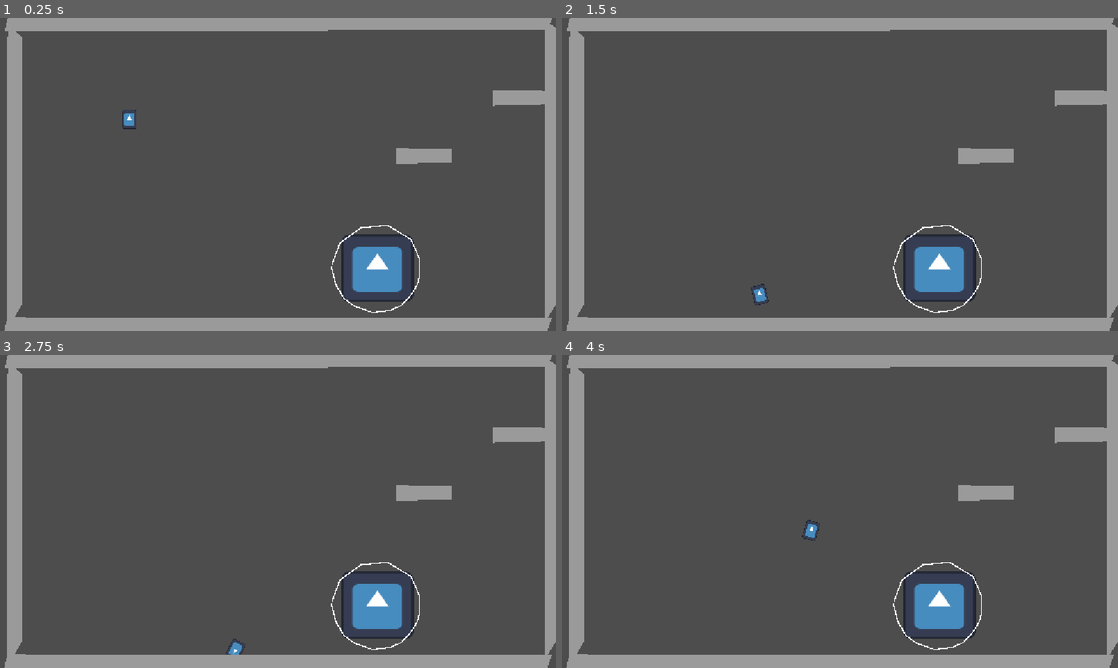
Above: before the commit, frames 1-4 (two rows, left to right).
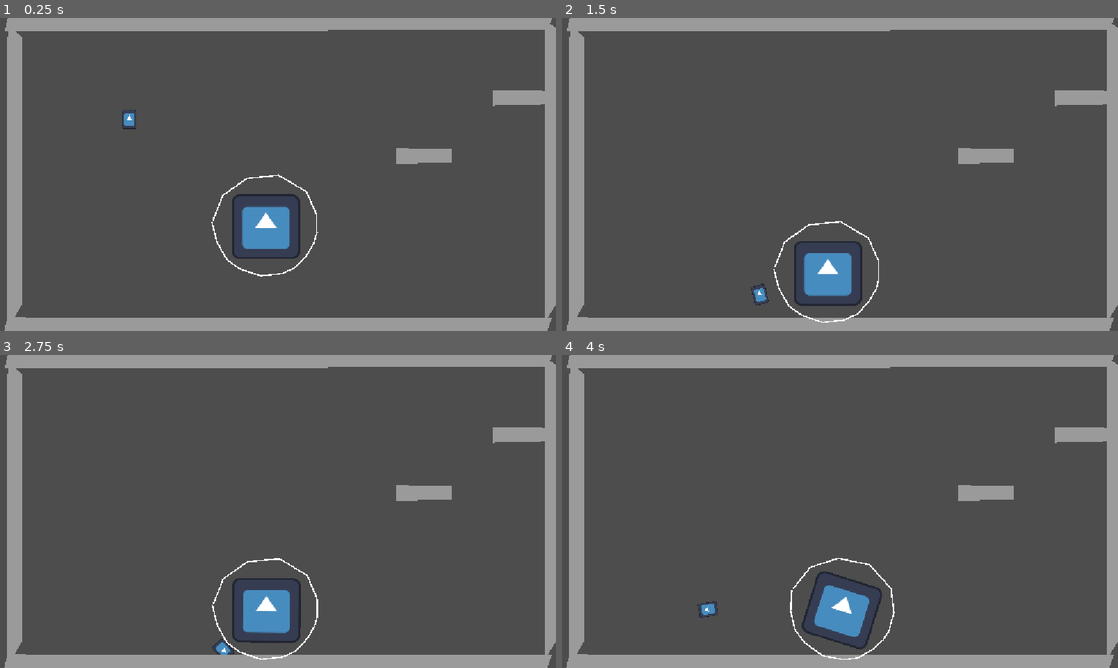
Above: after the commit, the same moments.

Repository: TAL-Trent/SSJamF2026
Game: Godot game, scene res://Test Scene.tscn
Two runs of this game, one before a commit and one after it. Both use one fixed random seed, a clock stepped at 60 frames per second and the inputs below. The engine's default icon, where the game draws it, is replaced by a stand-in: a white triangle on a blue panel in a dark square.
Inputs:
- Up to frame 1 (0.25 s): no input
- Up to frame 2 (1.5 s): hold Right (right) 0.53-1.28 s; tap Space (jump) at 0.77 s; hold Left (left) from 1.28 s (still down)
- Up to frame 3 (2.75 s): tap Space (jump) at 1.52 s; tap Enter at 2 s; release Left (left) at 2.03 s; hold Right (right) from 2.03 s (still down)
- Up to frame 4 (4 s): tap Space (jump) at 3.02, 3.77 s; release Right (right) at 3.53 s; hold Left (left) from 3.53 s (still down)

The runs differ from the first frame. In frame 1, 3.6% of the frame differs, in the area x 38-76%, y 49-95%; in frame 2, 3.6%; in frame 3, 3.7%; in frame 4, 3.8%, in the area x 24-76%, y 52-98%.

Commit message:
removed unused assets

Diff:
--- a/jank/Test Scene.tscn
+++ b/jank/Test Scene.tscn
@@ -5,9 +5,6 @@
 
 [sub_resource type="CircleShape2D" id="CircleShape2D_cxiam"]
 radius = 19.026299
-
-[sub_resource type="CircleShape2D" id="CircleShape2D_oym00"]
-radius = 369.5416
 
 [sub_resource type="RectangleShape2D" id="RectangleShape2D_cxiam"]
 size = Vector2(1125, 30)
@@ -17,6 +14,9 @@
 
 [sub_resource type="RectangleShape2D" id="RectangleShape2D_48r1q"]
 size = Vector2(126, 30)
+
+[sub_resource type="CircleShape2D" id="CircleShape2D_oym00"]
+radius = 205.4069
 
 [node name="Node2D" type="Node2D" unique_id=965193724 node_paths=PackedStringArray("Player")]
 script = ExtResource("1_ykvvg")
@@ -31,26 +31,10 @@
 position = Vector2(0, 2)
 shape = SubResource("CircleShape2D_cxiam")
 
-[node name="Icon" type="Sprite2D" parent="Player/CollisionShape2D" unique_id=1676920389]
-position = Vector2(7.6293945e-06, 0.9999943)
+[node name="Icon" type="Sprite2D" parent="Player" unique_id=1676920389]
+position = Vector2(0, 3)
 scale = Vector2(0.2304688, 0.3125001)
 texture = ExtResource("1_pvqqe")
-
-[node name="StaticBody2D" type="StaticBody2D" parent="." unique_id=1567737292]
-position = Vector2(779, 519)
-scale = Vector2(0.5, 0.5)
-
-[node name="CollisionShape2D" type="CollisionShape2D" parent="StaticBody2D" unique_id=362083452]
-scale = Vector2(0.5, 0.5)
-shape = SubResource("CircleShape2D_oym00")
-
-[node name="Icon" type="Sprite2D" parent="StaticBody2D/CollisionShape2D" unique_id=444570]
-position = Vector2(11.999931, -1.9999084)
-scale = Vector2(4.6875, 4.406251)
-texture = ExtResource("1_pvqqe")
-
-[node name="Line2D" type="Line2D" parent="StaticBody2D/CollisionShape2D" unique_id=1181462710]
-points = PackedVector2Array(-365, -34, -297, -214, -127, -337, 95, -360, 291, -242, 360, -83, 364, 51, 345, 125, 296, 211, 215, 301, 124, 345, -28, 363, -173, 314, -266, 247, -336, 124, -372, -22)
 
 [node name="Floor" type="StaticBody2D" parent="." unique_id=1060266912]
 position = Vector2(880, 168)
@@ -129,3 +113,21 @@
 [node name="CollisionShape2D" type="CollisionShape2D" parent="Chunk2" unique_id=776974233]
 position = Vector2(-90, 312)
 shape = SubResource("RectangleShape2D_48r1q")
+
+[node name="Ball" type="RigidBody2D" parent="." unique_id=22472977]
+mass = 5.0
+
+[node name="CollisionShape2D" type="CollisionShape2D" parent="Ball" unique_id=584389202]
+position = Vector2(551, 403)
+scale = Vector2(0.5, 0.5)
+shape = SubResource("CircleShape2D_oym00")
+
+[node name="Icon" type="Sprite2D" parent="Ball/CollisionShape2D" unique_id=869864279]
+position = Vector2(6.1035156e-05, 1.9999695)
+scale = Vector2(2.2187512, 2.0937505)
+texture = ExtResource("1_pvqqe")
+
+[node name="Line2D" type="Line2D" parent="Ball/CollisionShape2D" unique_id=1704672838]
+position = Vector2(-3.9999695, -4)
+scale = Vector2(0.5899471, 0.57738894)
+points = PackedVector2Array(-365, -34, -297, -214, -127, -337, 95, -360, 291, -242, 360, -83, 364, 51, 345, 125, 296, 211, 215, 301, 124, 345, -28, 363, -173, 314, -266, 247, -336, 124, -372, -22)
--- a/jank/Test Scene2 Script.gd
+++ b/jank/Test Scene2 Script.gd
@@ -1,6 +1,7 @@
 extends Node
 
 @export var Player: RigidBody2D
+@export var PlayerSprite: Sprite2D
 
 func _input(event):
 	if event.is_action_pressed("jump"):
--- a/jank/Test Scene2.tscn
+++ b/jank/Test Scene2.tscn
@@ -18,8 +18,9 @@
 [sub_resource type="RectangleShape2D" id="RectangleShape2D_48r1q"]
 size = Vector2(126, 30)
 
-[node name="Node2D" type="Node2D" unique_id=965193724]
+[node name="Node2D" type="Node2D" unique_id=965193724 node_paths=PackedStringArray("Player")]
 script = ExtResource("1_4t0cu")
+Player = NodePath("Player")
 
 [node name="Player" type="RigidBody2D" parent="." unique_id=272158072]
 position = Vector2(268, 187)
@@ -29,11 +30,6 @@
 [node name="CollisionShape2D" type="CollisionShape2D" parent="Player" unique_id=666665252]
 position = Vector2(0, 2)
 shape = SubResource("CircleShape2D_cxiam")
-
-[node name="Icon" type="Sprite2D" parent="Player/CollisionShape2D" unique_id=1676920389]
-position = Vector2(7.6293945e-06, 0.9999943)
-scale = Vector2(0.2304688, 0.3125001)
-texture = ExtResource("2_4v4xi")
 
 [node name="StaticBody2D" type="StaticBody2D" parent="." unique_id=1567737292]
 position = Vector2(779, 519)
@@ -128,3 +124,8 @@
 [node name="CollisionShape2D" type="CollisionShape2D" parent="Chunk2" unique_id=776974233]
 position = Vector2(-90, 312)
 shape = SubResource("RectangleShape2D_48r1q")
+
+[node name="PlayerSprite" type="Sprite2D" parent="." unique_id=1676920389]
+position = Vector2(398, 201)
+scale = Vector2(0.2304688, 0.3125001)
+texture = ExtResource("2_4v4xi")
Binary file removed: jank/Assets/Images/Grey.webp
Not shown, removed: jank/Assets/Images/Grey.webp.import
